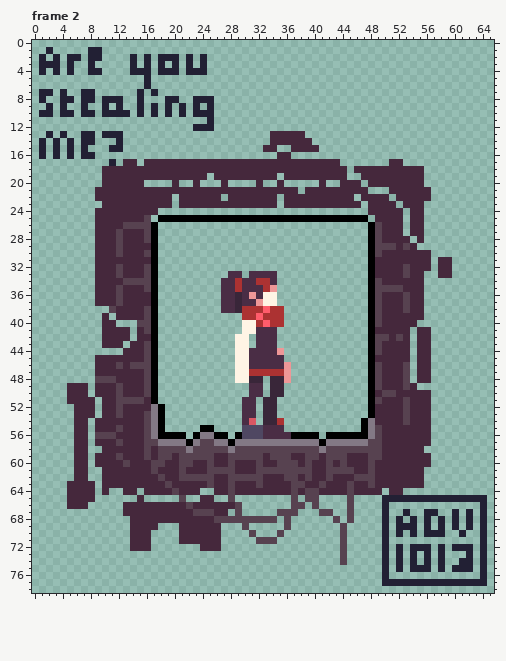
Two states of a animated GIF sprite, landing.gif. The picture above is the old version.
The file is 264x316 pixels, drawn in blocks of 4x4; one block is one cell here. Colours within 5 levels of each other are drawn and written as one. Shown: frame 2. The commit also changed other frames, which this record leaves out.
The same view after the edit:
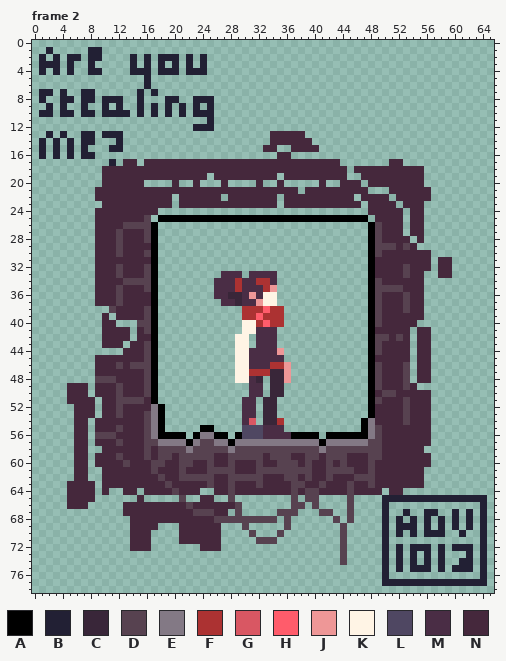
Palette (. is transparent): A #000000  B #222034  C #392639  D #574250  E #837985  F #ac3232  G #d95763  H #ff5c6b  J #ee9797  K #fff4e5  L #4f4762  M #4a2d45  N #45283c
Difference:
--- frame 2
@@ x 24..31 @@
 32 ........
-33 ....MM.M
-34 ...MMFMM
-35 ...MMFMM
-36 ...MMCMJ
+33 ...MMM.M
+34 ..MMMFMM
+35 ..MMMFMM
+36 ..MMCCMJ
 37 ...MMCMM
-38 ...MMCFF
+38 ......FF
 39 ......FF
@@ x 29..37 @@
 45 KKMMMMM..
-46 KKMMMMMJ.
-47 KKFFFFFJ.
-48 KKCC.CCJ.
+46 KKMMMFFJ.
+47 KKFFFCCJ.
+48 KKMC.CCJ.
 49 ..MM.CC..
Changed places in both pictures, as pixel boxes (x1, y1, x2, y2):
changed: (214, 271, 242, 313)
changed: (249, 362, 284, 383)
